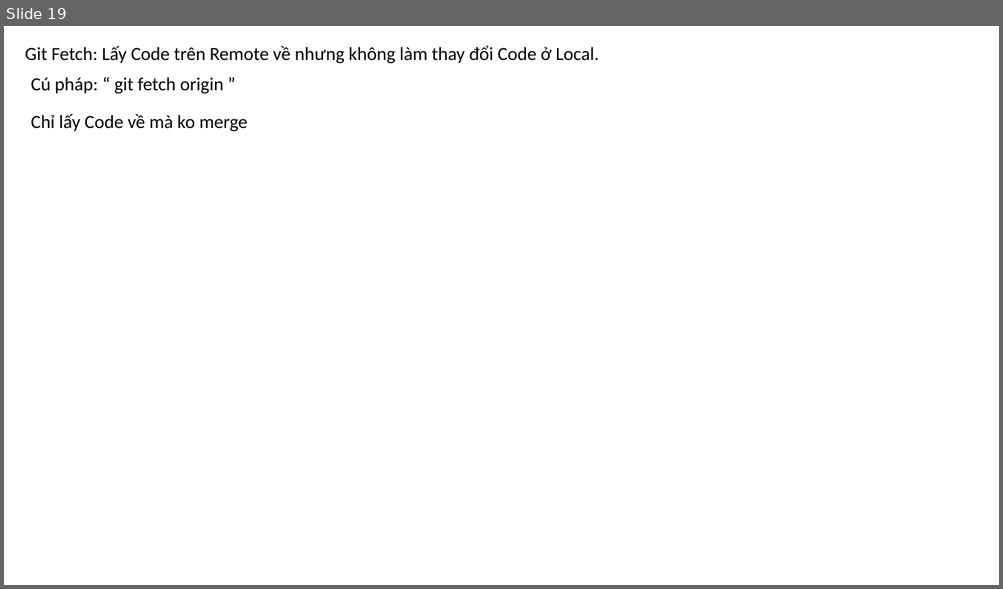
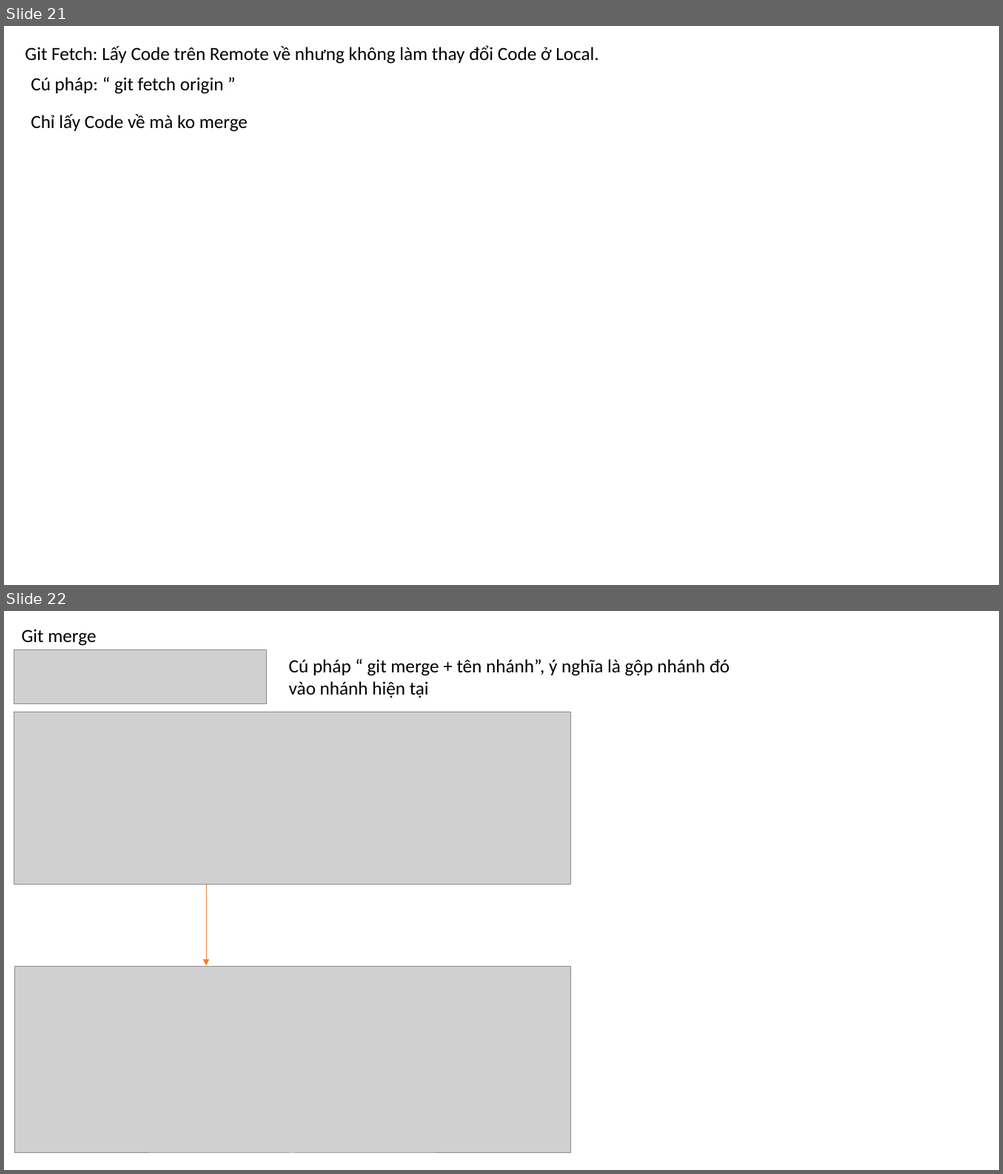
Before and after one commit to DangVanDoan05/TAI-LIEU-GIT, a slide deck: Tài Liệu về Git.pptx. Shown one above the other, each under a label of ours: slide 19 before the commit, slides 21 and 22 after it. The pictures are 1003x589 and 1003x1174 pixels, drawn with LibreOffice and Linux fonts; fonts in the diff are those of the drawing; grey boxes stand for pictures. Boxes give left, top, right and bottom in pixels: in the first picture for what was removed or moved away, otherwise in the second. Text is boxed around its words. In the diff, an @@ line names an element or a change of style, - is before the commit and + after.

```diff
--- a/Tài Liệu về Git.pptx
+++ b/Tài Liệu về Git.pptx
@@ slide 22 added at <box>4,611,999,1170</box>, background #FFFFFF @@
@@ text added at <box>22,629,96,646</box>, 18 pt, text #000000 @@
+Git merge
@@ picture added at <box>14,650,267,704</box> @@
@@ text added at <box>289,659,729,698</box>, 18 pt, text #000000 @@
+Cú pháp “ git merge + tên nhánh”, ý nghĩa là gộp nhánh đó vào nhánh hiện tại
@@ picture added at <box>14,712,571,885</box> @@
@@ arrow added from (206, 885) to (206, 966), #ED7D31 0.5 pt @@
@@ picture added at <box>14,967,570,1153</box> @@
@@ what was slide 19 is now slide 21 @@
```
Also in this commit, not shown: 2 other slides added, 1 slide removed, 1 other file.
